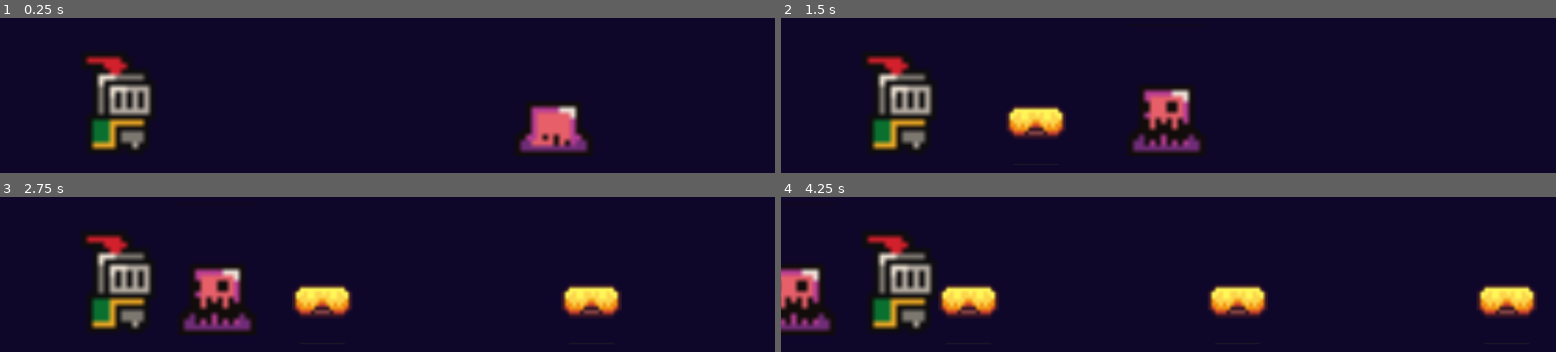
Above: before the commit, frames 1-4 (two rows, left to right).
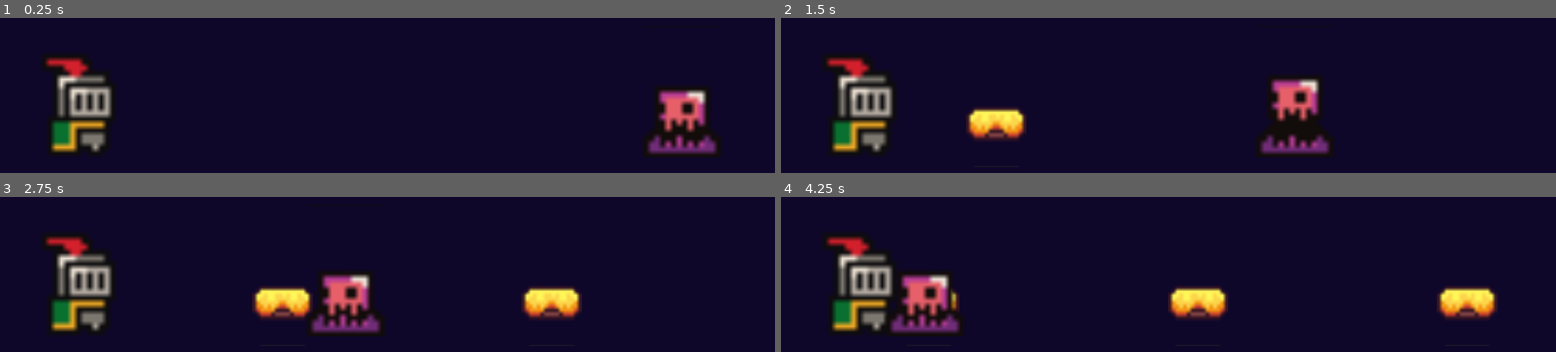
Above: after the commit, the same moments.

Repository: mightynumber2/godot-components
Game: Godot game, scene res://main.tscn
Same seed, same stepped clock (60 frames per second), same inputs: the game is played once before the commit and once after it.
Inputs:
- Up to frame 1 (0.25 s): no input
- Up to frame 2 (1.5 s): no input
- Up to frame 3 (2.75 s): no input
- Up to frame 4 (4.25 s): no input

The runs differ from the first frame. In frame 1, 13% of the frame differs, in the area x 5-93%, y 23-90%; in frame 2, 16%; in frame 3, 17%, in the area x 5-81%, y 23-90%; in frame 4, 17%.

Commit message:
Add collision detection to slime & projectile
- Added collision detection for Slime node via CharacterBody2D.
- Added collision detection to Projectile node using Area2D via a signal.

Diff:
--- a/main.tscn
+++ b/main.tscn
@@ -6,6 +6,42 @@
 [ext_resource type="Texture2D" uid="uid://liok05avh2gq" path="res://assets/sprites/knight.png" id="3_wi6so"]
 
 [sub_resource type="CanvasTexture" id="CanvasTexture_jeh55"]
+
+[sub_resource type="AtlasTexture" id="AtlasTexture_3xml5"]
+atlas = ExtResource("3_wi6so")
+region = Rect2(0, 0, 32, 32)
+
+[sub_resource type="AtlasTexture" id="AtlasTexture_u5vh5"]
+atlas = ExtResource("3_wi6so")
+region = Rect2(32, 0, 32, 32)
+
+[sub_resource type="AtlasTexture" id="AtlasTexture_je3sh"]
+atlas = ExtResource("3_wi6so")
+region = Rect2(64, 0, 32, 32)
+
+[sub_resource type="AtlasTexture" id="AtlasTexture_rqkf0"]
+atlas = ExtResource("3_wi6so")
+region = Rect2(96, 0, 32, 32)
+
+[sub_resource type="SpriteFrames" id="SpriteFrames_u5goc"]
+animations = [{
+"frames": [{
+"duration": 1.0,
+"texture": SubResource("AtlasTexture_3xml5")
+}, {
+"duration": 1.0,
+"texture": SubResource("AtlasTexture_u5vh5")
+}, {
+"duration": 1.0,
+"texture": SubResource("AtlasTexture_je3sh")
+}, {
+"duration": 1.0,
+"texture": SubResource("AtlasTexture_rqkf0")
+}],
+"loop": true,
+"name": &"default",
+"speed": 5.0
+}]
 
 [sub_resource type="AtlasTexture" id="AtlasTexture_thy3k"]
 atlas = ExtResource("1_nqnhd")
@@ -71,41 +107,8 @@
 "speed": 5.0
 }]
 
-[sub_resource type="AtlasTexture" id="AtlasTexture_3xml5"]
-atlas = ExtResource("3_wi6so")
-region = Rect2(0, 0, 32, 32)
-
-[sub_resource type="AtlasTexture" id="AtlasTexture_u5vh5"]
-atlas = ExtResource("3_wi6so")
-region = Rect2(32, 0, 32, 32)
-
-[sub_resource type="AtlasTexture" id="AtlasTexture_je3sh"]
-atlas = ExtResource("3_wi6so")
-region = Rect2(64, 0, 32, 32)
-
-[sub_resource type="AtlasTexture" id="AtlasTexture_rqkf0"]
-atlas = ExtResource("3_wi6so")
-region = Rect2(96, 0, 32, 32)
-
-[sub_resource type="SpriteFrames" id="SpriteFrames_u5goc"]
-animations = [{
-"frames": [{
-"duration": 1.0,
-"texture": SubResource("AtlasTexture_3xml5")
-}, {
-"duration": 1.0,
-"texture": SubResource("AtlasTexture_u5vh5")
-}, {
-"duration": 1.0,
-"texture": SubResource("AtlasTexture_je3sh")
-}, {
-"duration": 1.0,
-"texture": SubResource("AtlasTexture_rqkf0")
-}],
-"loop": true,
-"name": &"default",
-"speed": 5.0
-}]
+[sub_resource type="RectangleShape2D" id="RectangleShape2D_hgbwr"]
+size = Vector2(69, 75)
 
 [node name="Main" type="Node"]
 
@@ -115,21 +118,8 @@
 scale = Vector2(1220.5, 712.5)
 texture = SubResource("CanvasTexture_jeh55")
 
-[node name="Slime" type="Sprite2D" parent="."]
-position = Vector2(872, 301)
-script = ExtResource("1_tguxy")
-metadata/_edit_group_ = true
-
-[node name="AnimatedSprite2D" type="AnimatedSprite2D" parent="Slime"]
-position = Vector2(1, 2)
-scale = Vector2(8.20833, 8.20833)
-sprite_frames = SubResource("SpriteFrames_q73qu")
-autoplay = "default"
-frame_progress = 0.226217
-flip_h = true
-
 [node name="Knight" type="Sprite2D" parent="."]
-position = Vector2(179, 369)
+position = Vector2(120, 372)
 script = ExtResource("3_egjm8")
 metadata/_edit_group_ = true
 
@@ -142,3 +132,23 @@
 
 [node name="Timer" type="Timer" parent="Knight"]
 unique_name_in_owner = true
+
+[node name="CharacterBody2D" type="CharacterBody2D" parent="."]
+position = Vector2(1063, 303)
+script = ExtResource("1_tguxy")
+metadata/_edit_group_ = true
+
+[node name="Slime" type="Sprite2D" parent="CharacterBody2D"]
+
+[node name="AnimatedSprite2D" type="AnimatedSprite2D" parent="CharacterBody2D/Slime"]
+position = Vector2(1, 2)
+scale = Vector2(8.20833, 8.20833)
+sprite_frames = SubResource("SpriteFrames_q73qu")
+autoplay = "default"
+frame = 6
+frame_progress = 0.626568
+flip_h = true
+
+[node name="CollisionShape2D" type="CollisionShape2D" parent="CharacterBody2D"]
+position = Vector2(-1.5, 51.5)
+shape = SubResource("RectangleShape2D_hgbwr")
--- a/projectile.gd
+++ b/projectile.gd
@@ -4,3 +4,7 @@
 
 func _physics_process(delta: float) -> void:
 	global_position += Vector2(speed * delta, 0)
+
+
+func _on_area_2d_body_entered(body: Node2D) -> void:
+	print("I hit something!")
--- a/projectile.tscn
+++ b/projectile.tscn
@@ -18,6 +18,9 @@
 "speed": 5.0
 }]
 
+[sub_resource type="RectangleShape2D" id="RectangleShape2D_vrnfv"]
+size = Vector2(85, 48)
+
 [node name="Projectile" type="Sprite2D"]
 script = ExtResource("1_ir7kn")
 metadata/_edit_group_ = true
@@ -25,3 +28,11 @@
 [node name="AnimatedSprite2D" type="AnimatedSprite2D" parent="."]
 scale = Vector2(5.59375, 5.59375)
 sprite_frames = SubResource("SpriteFrames_gymdx")
+
+[node name="Area2D" type="Area2D" parent="."]
+
+[node name="CollisionShape2D" type="CollisionShape2D" parent="Area2D"]
+position = Vector2(0.5, -18)
+shape = SubResource("RectangleShape2D_vrnfv")
+
+[connection signal="body_entered" from="Area2D" to="." method="_on_area_2d_body_entered"]
--- a/slime.gd
+++ b/slime.gd
@@ -1,6 +1,7 @@
-extends Sprite2D
+extends CharacterBody2D
 
 @export var speed: float = 200
 
 func _physics_process(delta: float) -> void:
-	global_position += Vector2(-speed * delta, 0)
+	velocity = Vector2(-speed, 0)
+	move_and_slide()
Not shown: 1 places in main.tscn that only renumber resources
Not shown: 1 places in projectile.tscn that only renumber resources
